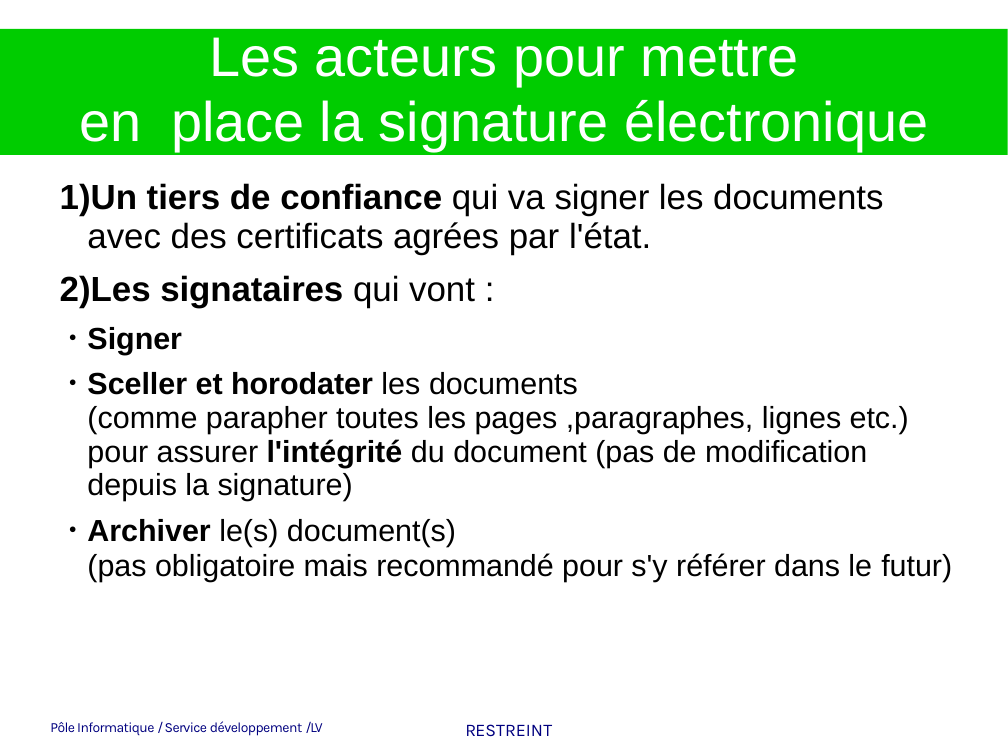
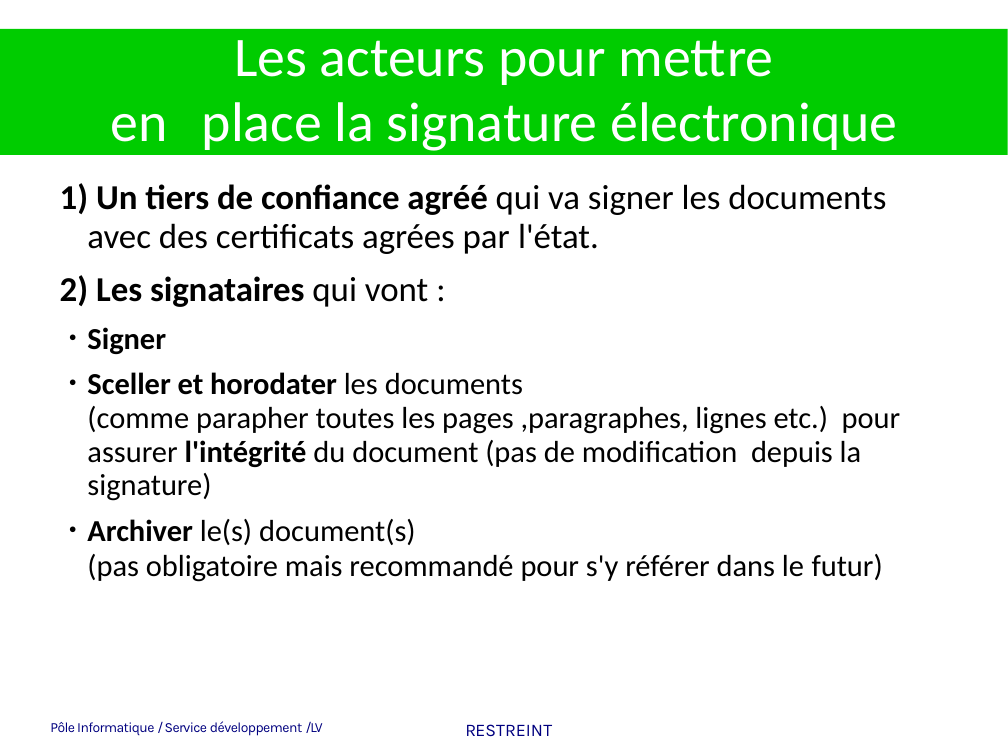
Before and after one commit to heylve/current, a slide deck: slide 4 of Presentations/la_signature_electronique_cest_quoi.odp. Drawn at 1008x755 pixels with LibreOffice and Linux fonts; fonts in the diff are those of the drawing; background and template pictures are left out. Boxes give left, top, right and bottom in pixels: in the first picture for what was removed or moved away, otherwise in the second. Text is boxed around its words. In the diff, an @@ line names an element or a change of style, - is before the commit and + after.

Commit message:
signature elect

```diff
--- a/Presentations/la_signature_electronique_cest_quoi.odp
+++ b/Presentations/la_signature_electronique_cest_quoi.odp
@@ title "Les acteurs pour mettre en ..." at (110,40,897,151): font Arial to Calibri @@
@@ text at (87,184,886,254): text changed; font Arial to Calibri @@
-1) Un tiers de confiance qui va signer les documents avec des certificats agrées par l'état.
+1) Un tiers de confiance agréé qui va signer les documents avec des certificats agrées par l'état.
@@ text at (87,276,901,582): font Arial to Calibri in "Les signataires qui vont :", "Signer", "Sceller et horodater les documents", "(comme parapher toutes les pages ,paragraphes, lignes ..." and 2 more places @@
```
Also in this commit, not shown: 10 other slides changed, 1 slide added, 2 slides removed, 5 other files.
